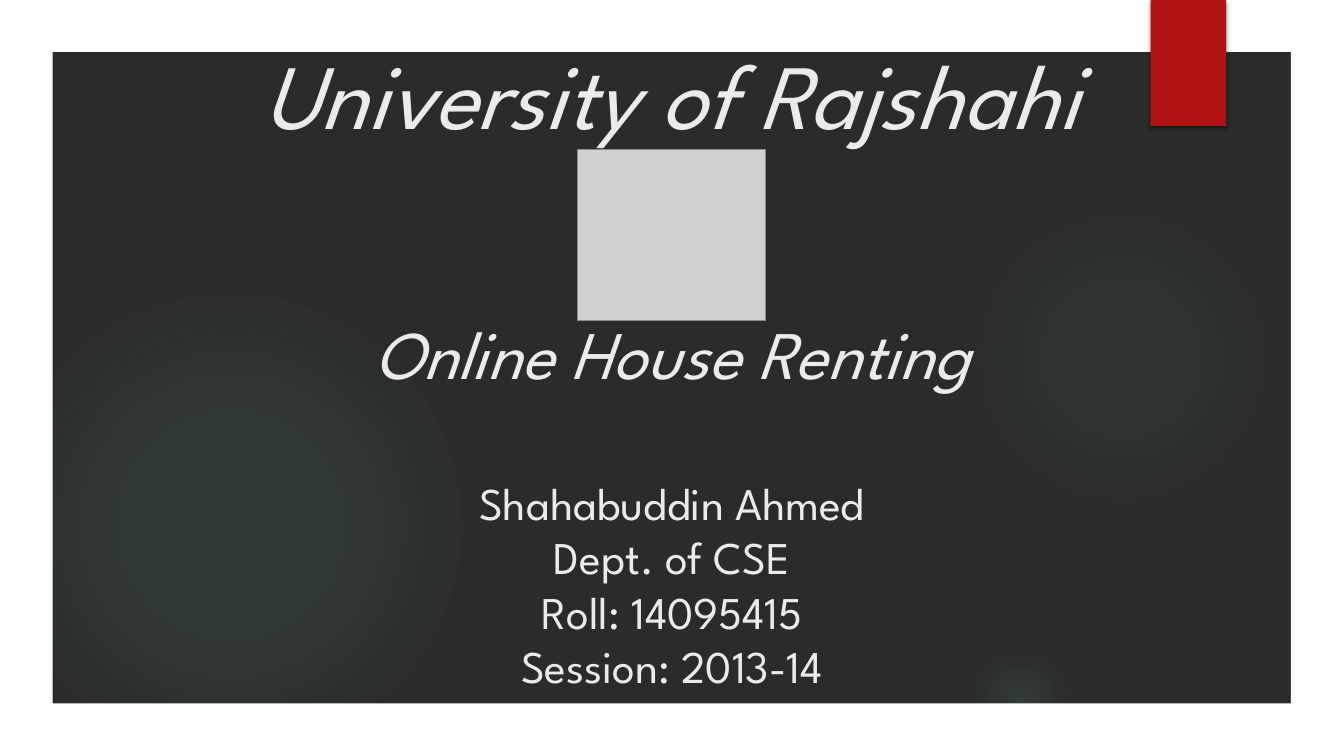
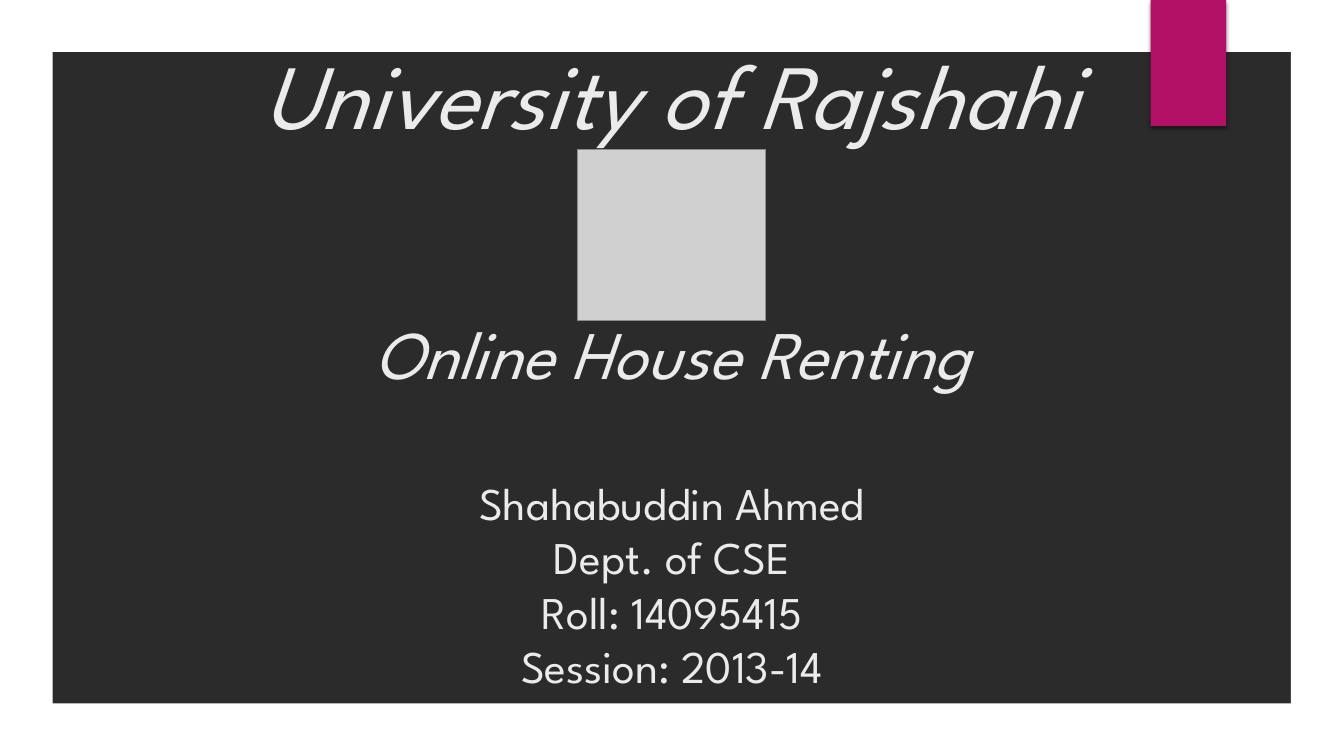
Before and after one commit to ShahabuddinAhmed/Presentation, a slide deck: slide 1 of HouseRenting.pptx. Drawn at 1344x756 pixels with LibreOffice and Linux fonts; fonts in the diff are those of the drawing; grey boxes stand for pictures; background and template pictures are left out; a plain dark background stands for a picture behind light text. Boxes give left, top, right and bottom in pixels: in the first picture for what was removed or moved away, otherwise in the second. Text is boxed around its words. In the diff, an @@ line names an element or a change of style, - is before the commit and + after.

```diff
--- a/HouseRenting.pptx
+++ b/HouseRenting.pptx
@@ rectangle at (x1=1150, y1=0, x2=1226, y2=126): fill #B01513 to #B31166 @@
@@ ellipse removed at (x1=966, y1=647, x2=1075, y2=756) @@
```
Also in this commit, not shown: 1 slide added.
